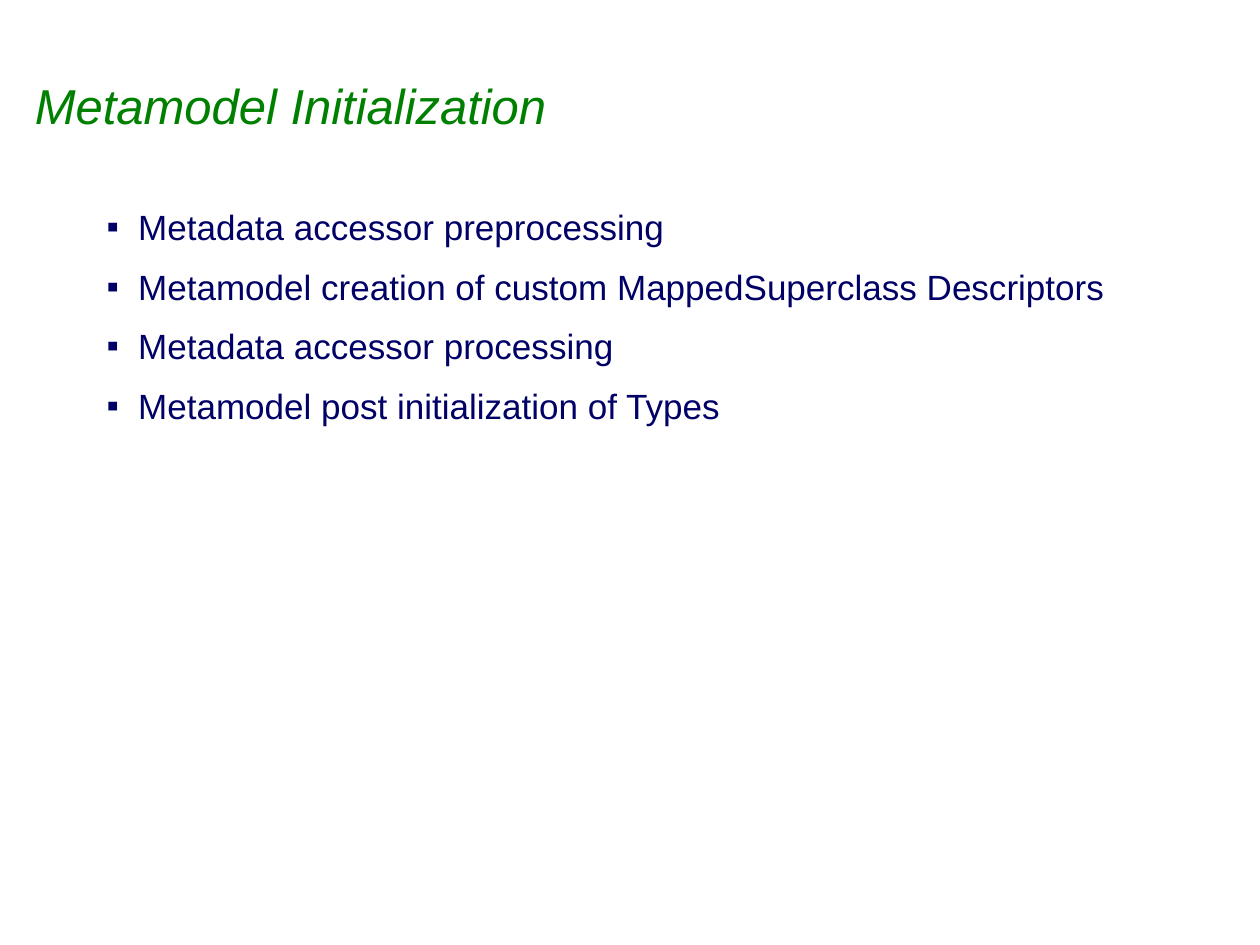
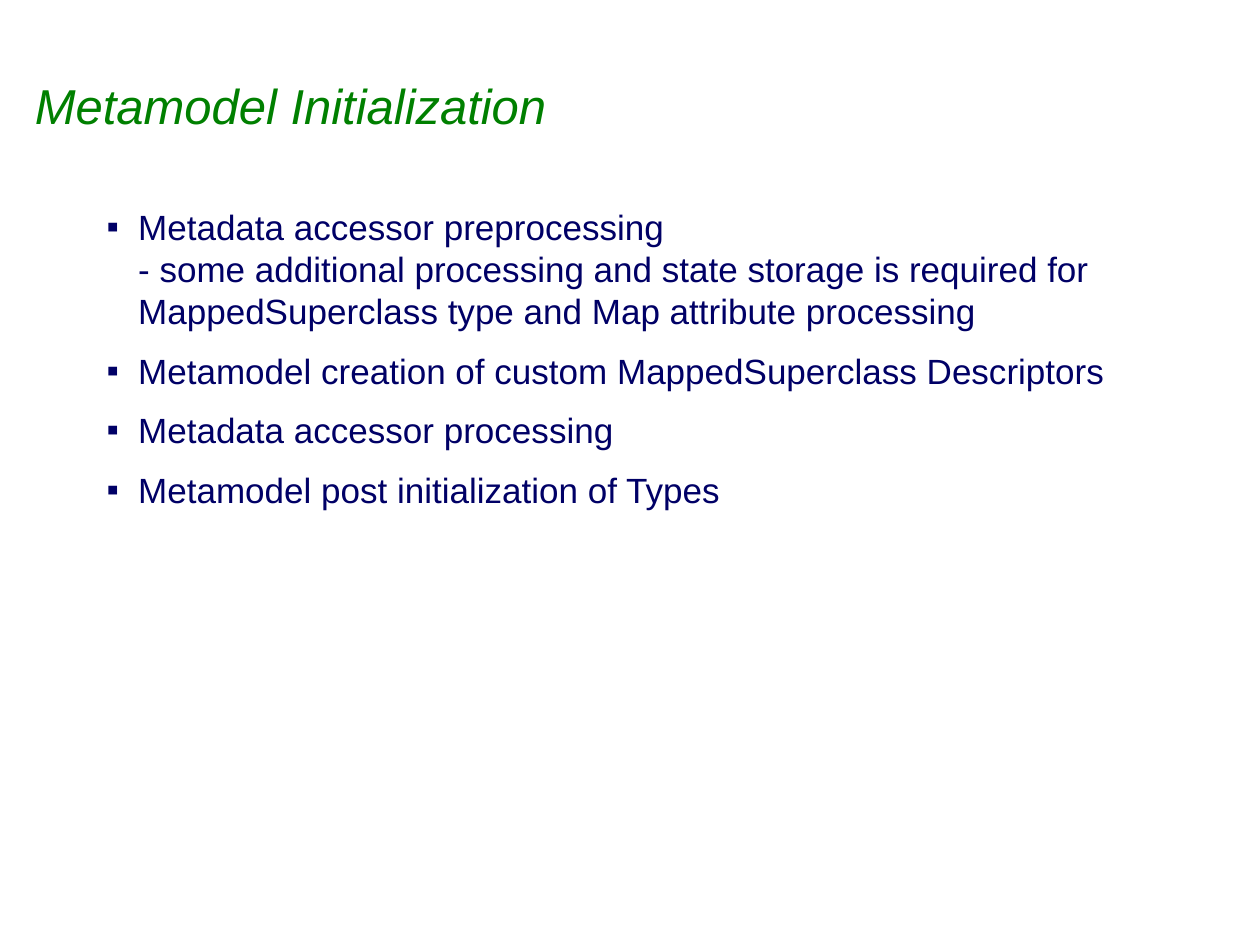
Before and after one commit to sabineheider/incubator, a slide deck: slide 12 of summit-2010/EclipseLink_JPA2_Metamodel.ppt (slide 13 before the commit). Drawn at 1260x945 pixels with LibreOffice and Linux fonts; fonts in the diff are those of the drawing; background and template pictures are left out. Boxes give left, top, right and bottom in pixels: in the first picture for what was removed or moved away, otherwise in the second. Text is boxed around its words. In the diff, an @@ line names an element or a change of style, - is before the commit and + after.

Commit message:
312854: EclipseLink Summit 2010 : Metamodel API PPT initial rough draft submission 3 http://wiki.eclipse.org/EclipseLink/Development/Summit/Topics#JPA_2.0

```diff
--- a/summit-2010/EclipseLink_JPA2_Metamodel.ppt
+++ b/summit-2010/EclipseLink_JPA2_Metamodel.ppt
@@ text at (x1=138, y1=214, x2=1088, y2=331): text changed @@
-▪ Metadata accessor preprocessing
+▪ Metadata accessor preprocessing
+  - some additional processing and state storage is required for MappedSuperclass type and Map attribute processing
```
Also in this commit, not shown: 10 other slides changed, 1 slide added, 2 slides removed.
